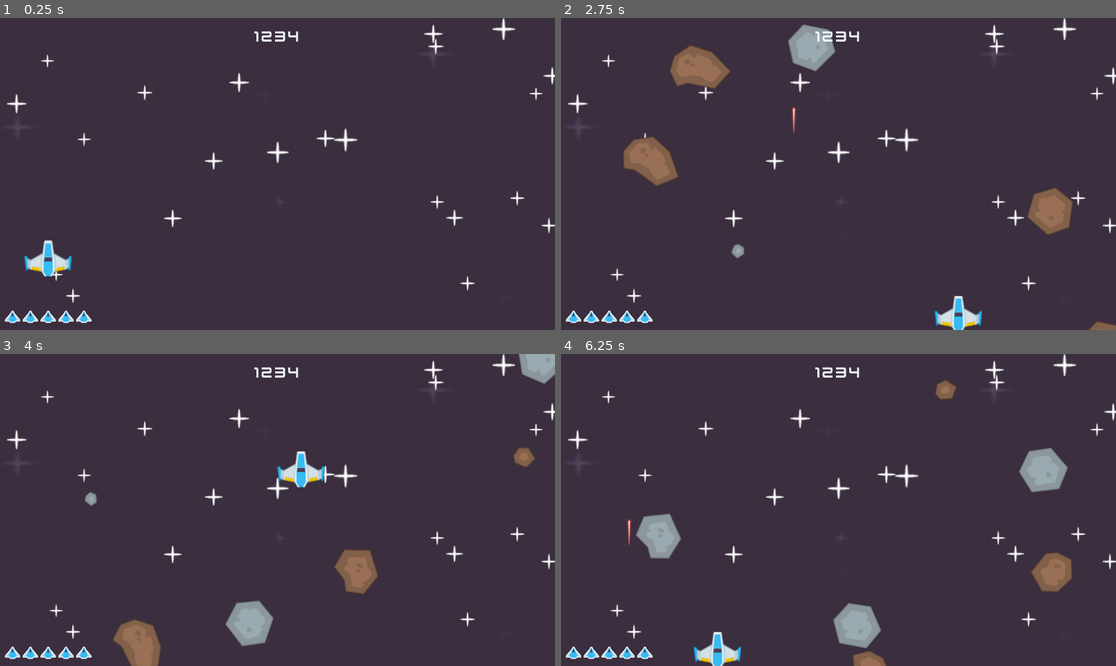
Above: before the commit, frames 1-4 (two rows, left to right).
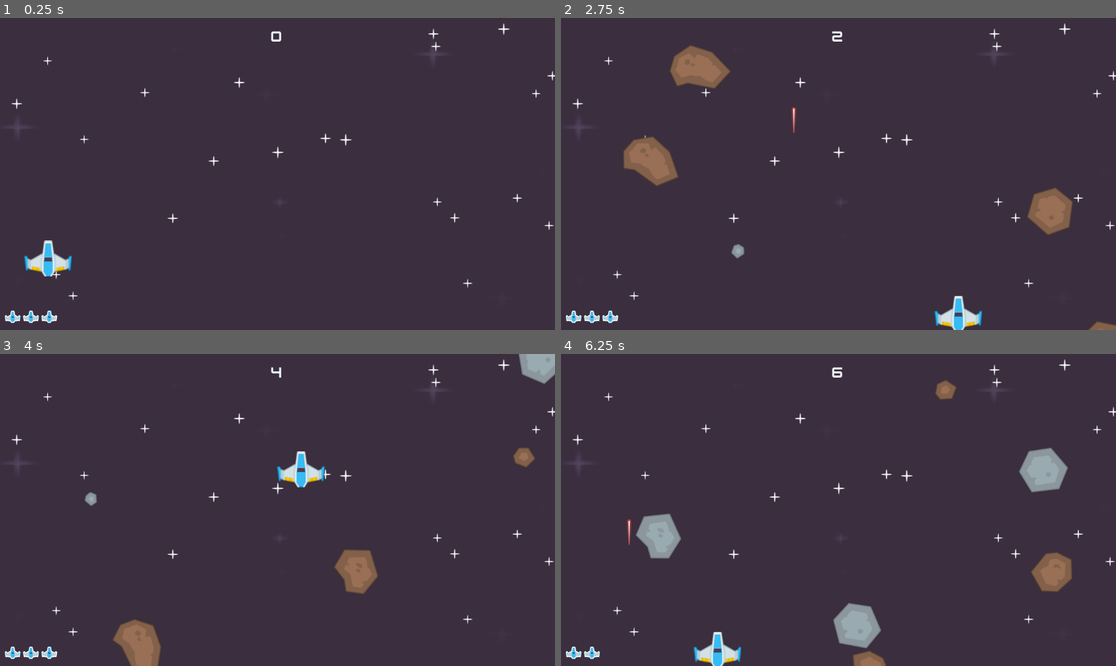
Above: after the commit, the same moments.

Repository: Bushra-gh/Space-Shooter
Game: Godot game, scene res://scenes/level.tscn
The game is run twice, just before and just after one commit, with the same random seed, the same clock (stepped at 60 frames per second) and the same inputs.
Inputs:
- Up to frame 1 (0.25 s): no input
- Up to frame 2 (2.75 s): tap Enter at 0.5 s; hold Right (ui_right) 0.53-1.28 s; hold Space (shoot) 0.53-1.28 s; hold Down (ui_down) 1.28-2.03 s; tap Space (shoot) at 1.35 s; hold Right (ui_right) from 2.03 s (still down); hold Space (shoot) from 2.03 s (still down)
- Up to frame 3 (4 s): release Right (ui_right) at 2.78 s; release Space (shoot) at 2.78 s; hold Up (ui_up) 2.78-3.53 s; tap Space (shoot) at 2.85 s; hold Left (ui_left) from 3.53 s (still down); hold Space (shoot) from 3.53 s (still down)
- Up to frame 4 (6.25 s): release Space (shoot) at 4.28 s; tap Space (shoot) at 4.35, 5.85 s; release Left (ui_left) at 5.03 s; hold Down (ui_down) 5.03-5.78 s; hold Space (shoot) 5.03-5.78 s; hold Right (ui_right) from 5.78 s (still down)

The runs differ from the first frame. In frame 1, 1.4% of the frame differs, in the area x 0-100%, y 0-98%; in frame 2, 2.2%; in frame 3, 2.3%; in frame 4, 1.4%.

Commit message:
updated lasers and meteors collision

Diff:
--- /dev/null
+++ b/global/global.gd
@@ -0,0 +1,3 @@
+extends Node
+
+var score := 0
--- a/project.godot
+++ b/project.godot
@@ -14,6 +14,10 @@
 run/main_scene="uid://cbyp1xwa5d3e1"
 config/features=PackedStringArray("4.6", "Forward Plus")
 config/icon="res://icon.svg"
+
+[autoload]
+
+Global="*uid://davsfa0vijk"
 
 [input]
 
--- /dev/null
+++ b/scenes/game_over.gd
@@ -0,0 +1,11 @@
+extends Control
+
+var level_scene: PackedScene = load ("res://scenes/level.tscn")
+
+func _ready() -> void:
+	$CenterContainer/VBoxContainer/Label2.text += str(Global.score)
+
+
+func _input(event: InputEvent) -> void:
+	if event.is_action_pressed("shoot"):
+		get_tree().change_scene_to_packed(level_scene)
--- a/scenes/game_over.tscn
+++ b/scenes/game_over.tscn
@@ -1,5 +1,6 @@
 [gd_scene format=3 uid="uid://bx13i38eaf4bv"]
 
+[ext_resource type="Script" uid="uid://u404xavtoiqi" path="res://scenes/game_over.gd" id="1_tbwuq"]
 [ext_resource type="FontFile" uid="uid://5h2x8rkfhn1n" path="res://Bonus/kenvector_future.ttf" id="1_wqhvx"]
 [ext_resource type="FontFile" uid="uid://dmgteuhrrtsvd" path="res://Bonus/kenvector_future_thin.ttf" id="2_tbwuq"]
 
@@ -10,6 +11,7 @@
 anchor_bottom = 1.0
 grow_horizontal = 2
 grow_vertical = 2
+script = ExtResource("1_tbwuq")
 
 [node name="BG" type="ColorRect" parent="." unique_id=77119341]
 layout_mode = 1
@@ -42,7 +44,7 @@
 layout_mode = 2
 theme_override_fonts/font = ExtResource("2_tbwuq")
 theme_override_font_sizes/font_size = 25
-text = "Score 0"
+text = "Score:"
 horizontal_alignment = 1
 
 [node name="MarginContainer" type="MarginContainer" parent="." unique_id=131944612]
--- a/scenes/level.gd
+++ b/scenes/level.gd
@@ -3,7 +3,11 @@
 var meteor_scene: PackedScene = load("res://scenes/meteor.tscn")
 var laser_scene: PackedScene = load("res://scenes/laser.tscn")
 
+var health: int = 3
+
 func _ready() -> void:
+
+	get_tree().call_group('ui', 'set_health', health)
 	var size := get_viewport().get_visible_rect().size
 	var rng := RandomNumberGenerator.new()
 	for star in $Stars.get_children():
@@ -11,7 +15,7 @@
 		var random_y = rng.randi_range(0,size.y)
 		star.position = Vector2(random_x, random_y)
 
-		var random_scale = rng.randf_range(1,2)
+		var random_scale = rng.randf_range(0.7,1)
 		star.scale = Vector2(random_scale,random_scale)
 
 		star.speed_scale = rng.randf_range(0.6,1.4)
@@ -21,8 +25,14 @@
 	var meteor = meteor_scene.instantiate()
 
 	$Meteors.add_child(meteor)
+	meteor.connect('collision', on_meteor_collision)
 
-
+func on_meteor_collision():
+	health -= 1
+	get_tree().call_group('ui', 'set_health', health)
+	if health <= 0:
+		get_tree().change_scene_to_file("res://scenes/game_over.tscn")
+		$Player.play_collision_sound()
 func _on_player_laser(pos) -> void:
 	var laser = laser_scene.instantiate()
 	$Lasers.add_child(laser)
--- a/scenes/level.tscn
+++ b/scenes/level.tscn
@@ -30,6 +30,7 @@
 position = Vector2(589.25, 382)
 scale = Vector2(5.59961, 3.9960938)
 texture = ExtResource("1_w8frs")
+metadata/_edit_lock_ = true
 
 [node name="Stars" type="Node2D" parent="." unique_id=1599490006]
 
--- a/scenes/meteor.gd
+++ b/scenes/meteor.gd
@@ -4,6 +4,7 @@
 var rotation_speed: int
 var direction_x: float
 
+signal collision
 
 func _ready() -> void:
 	var rng: =RandomNumberGenerator.new()
@@ -27,4 +28,9 @@
 
 
 func _on_body_entered(_body: Node2D) -> void:
-	pass
+	collision.emit()
+
+
+func _on_area_entered(area: Area2D) -> void:
+	area.queue_free()
+	queue_free()
--- a/scenes/meteor.tscn
+++ b/scenes/meteor.tscn
@@ -18,4 +18,5 @@
 position = Vector2(-3, -4)
 shape = SubResource("CircleShape2D_83eji")
 
+[connection signal="area_entered" from="." to="." method="_on_area_entered"]
 [connection signal="body_entered" from="." to="." method="_on_body_entered"]
--- a/scenes/player.gd
+++ b/scenes/player.gd
@@ -20,6 +20,10 @@
 		laser.emit($LaserStartpos.global_position)
 		can_shoot = false
 		$LaserTimer.start()
+		$LaserSound.play()
+
+func play_collision_sound():
+	$DamageSound.play()
 
 func _on_laser_timer_timeout() -> void:
 	can_shoot = true
--- a/scenes/player.tscn
+++ b/scenes/player.tscn
@@ -2,6 +2,8 @@
 
 [ext_resource type="Texture2D" uid="uid://dioxn0fvjt35d" path="res://PNG/playerShip1_blue.png" id="1_3vyb7"]
 [ext_resource type="Script" uid="uid://okioub41sr24" path="res://scenes/player.gd" id="1_g2els"]
+[ext_resource type="AudioStream" uid="uid://qty63ytljaas" path="res://Bonus/sfx_laser1.ogg" id="3_qhqgy"]
+[ext_resource type="AudioStream" uid="uid://c6kwqijp5qpca" path="res://Bonus/sfx_shieldDown.ogg" id="4_dqkch"]
 
 [node name="Player" type="CharacterBody2D" unique_id=950117570]
 collision_mask = 6
@@ -20,4 +22,10 @@
 wait_time = 0.5
 one_shot = true
 
+[node name="LaserSound" type="AudioStreamPlayer2D" parent="." unique_id=450827929]
+stream = ExtResource("3_qhqgy")
+
+[node name="DamageSound" type="AudioStreamPlayer2D" parent="." unique_id=1697321931]
+stream = ExtResource("4_dqkch")
+
 [connection signal="timeout" from="LaserTimer" to="." method="_on_laser_timer_timeout"]
--- /dev/null
+++ b/scenes/ui.gd
@@ -0,0 +1,18 @@
+extends CanvasLayer
+static var image = load("res://PNG/UI/playerLife1_blue.png")
+var time_elapsed := 0
+
+func set_health(amount):
+	for child in $MarginContainer2/HBoxContainer.get_children():
+		child.queue_free()
+	for i in amount:
+		var text_rect = TextureRect.new()
+		text_rect.texture = image
+		$MarginContainer2/HBoxContainer.add_child(text_rect)
+		text_rect.stretch_mode = TextureRect.STRETCH_KEEP
+
+
+func _on_score_timer_timeout() -> void:
+	time_elapsed += 1
+	$MarginContainer/Label.text = str(time_elapsed)
+	Global.score = time_elapsed
--- a/scenes/ui.tscn
+++ b/scenes/ui.tscn
@@ -1,9 +1,10 @@
 [gd_scene format=3 uid="uid://dn1vdyt00eyk8"]
 
 [ext_resource type="FontFile" uid="uid://5h2x8rkfhn1n" path="res://Bonus/kenvector_future.ttf" id="1_x4jx1"]
-[ext_resource type="Texture2D" uid="uid://i3gi7oth3m4f" path="res://PNG/UI/playerLife3_blue.png" id="2_yev5y"]
+[ext_resource type="Script" uid="uid://bjjfp5dp0o23a" path="res://scenes/ui.gd" id="1_yev5y"]
 
-[node name="UI" type="CanvasLayer" unique_id=92444803]
+[node name="UI" type="CanvasLayer" unique_id=92444803 groups=["ui"]]
+script = ExtResource("1_yev5y")
 
 [node name="MarginContainer" type="MarginContainer" parent="." unique_id=2038408132]
 anchors_preset = 5
@@ -20,7 +21,7 @@
 theme_override_colors/font_color = Color(0.94182205, 0.96882993, 0.9969261, 1)
 theme_override_fonts/font = ExtResource("1_x4jx1")
 theme_override_font_sizes/font_size = 33
-text = "1234"
+text = "0"
 horizontal_alignment = 1
 
 [node name="MarginContainer2" type="MarginContainer" parent="." unique_id=1468878540]
@@ -37,27 +38,7 @@
 layout_mode = 2
 theme_override_constants/separation = 5
 
-[node name="TextureRect" type="TextureRect" parent="MarginContainer2/HBoxContainer" unique_id=388639044]
-layout_mode = 2
-texture = ExtResource("2_yev5y")
-stretch_mode = 2
+[node name="ScoreTimer" type="Timer" parent="." unique_id=807960566]
+autostart = true
 
-[node name="TextureRect2" type="TextureRect" parent="MarginContainer2/HBoxContainer" unique_id=1512393082]
-layout_mode = 2
-texture = ExtResource("2_yev5y")
-stretch_mode = 2
-
-[node name="TextureRect3" type="TextureRect" parent="MarginContainer2/HBoxContainer" unique_id=1836297447]
-layout_mode = 2
-texture = ExtResource("2_yev5y")
-stretch_mode = 2
-
-[node name="TextureRect5" type="TextureRect" parent="MarginContainer2/HBoxContainer" unique_id=2033165599]
-layout_mode = 2
-texture = ExtResource("2_yev5y")
-stretch_mode = 2
-
-[node name="TextureRect4" type="TextureRect" parent="MarginContainer2/HBoxContainer" unique_id=1629925012]
-layout_mode = 2
-texture = ExtResource("2_yev5y")
-stretch_mode = 2
+[connection signal="timeout" from="ScoreTimer" to="." method="_on_score_timer_timeout"]
Not shown, added: global/global.gd.uid
Not shown, added: scenes/game_over.gd.uid
Not shown, added: scenes/ui.gd.uid
